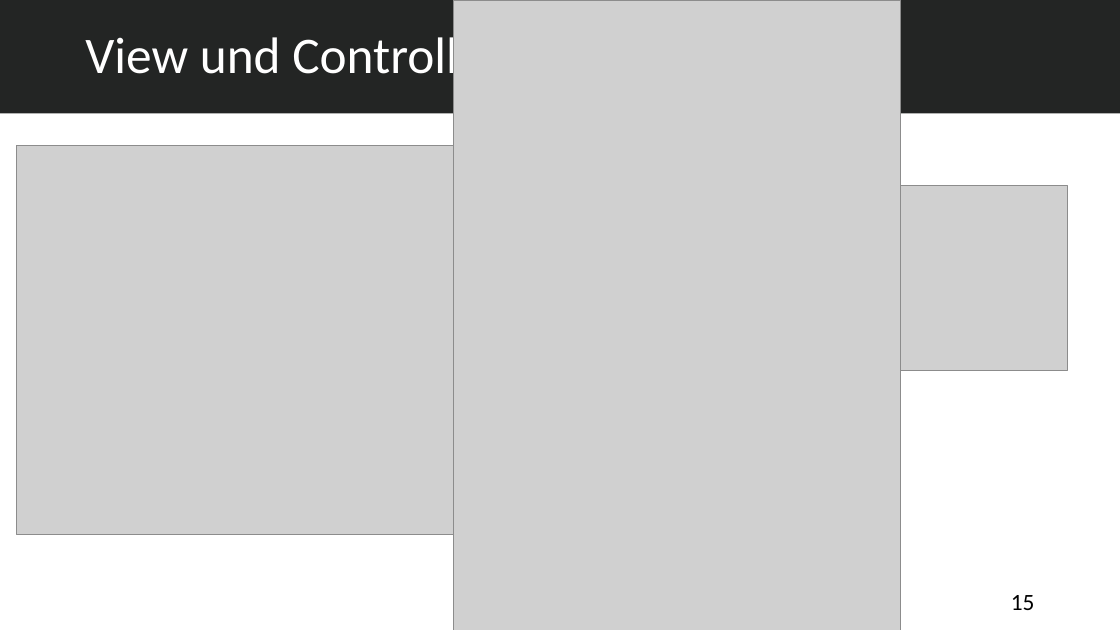
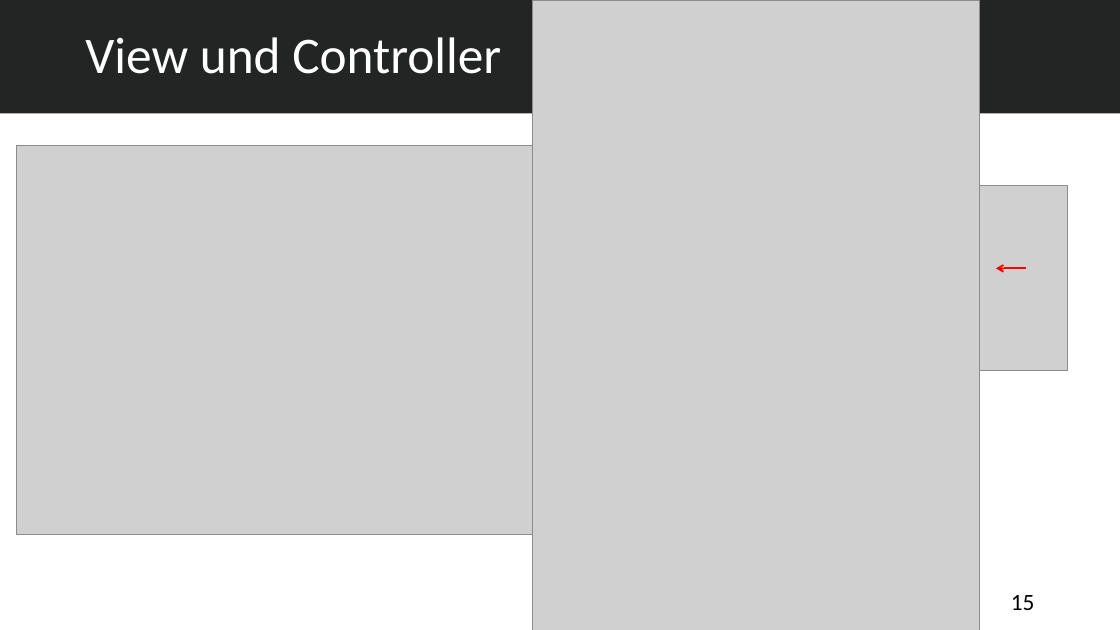
Before and after one commit to abdulsalam-emesh/Projektspresentation, a slide deck: slide 15 of Auszubildenden Verwaltungssystem.pptx. Drawn at 1120x630 pixels with LibreOffice and Linux fonts; fonts in the diff are those of the drawing; grey boxes stand for pictures. Boxes give left, top, right and bottom in pixels: in the first picture for what was removed or moved away, otherwise in the second. Text is boxed around its words. In the diff, an @@ line names an element or a change of style, - is before the commit and + after.

```diff
--- a/Auszubildenden Verwaltungssystem.pptx
+++ b/Auszubildenden Verwaltungssystem.pptx
@@ picture: place and size @@
-picture at (454, 0, 902, 630)
+picture at (532, 0, 980, 630)
@@ arrow added from (1026, 269) to (996, 269), #FF0000 1.5 pt @@
```
Also in this commit, not shown: 6 other slides changed, 1 slide added, 1 slide removed, 2 other files.
